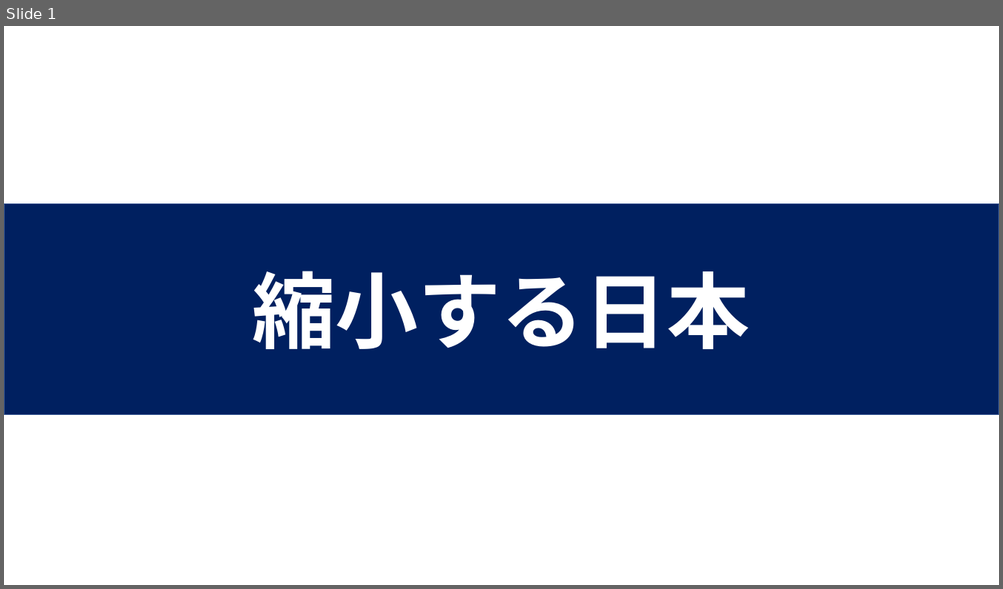
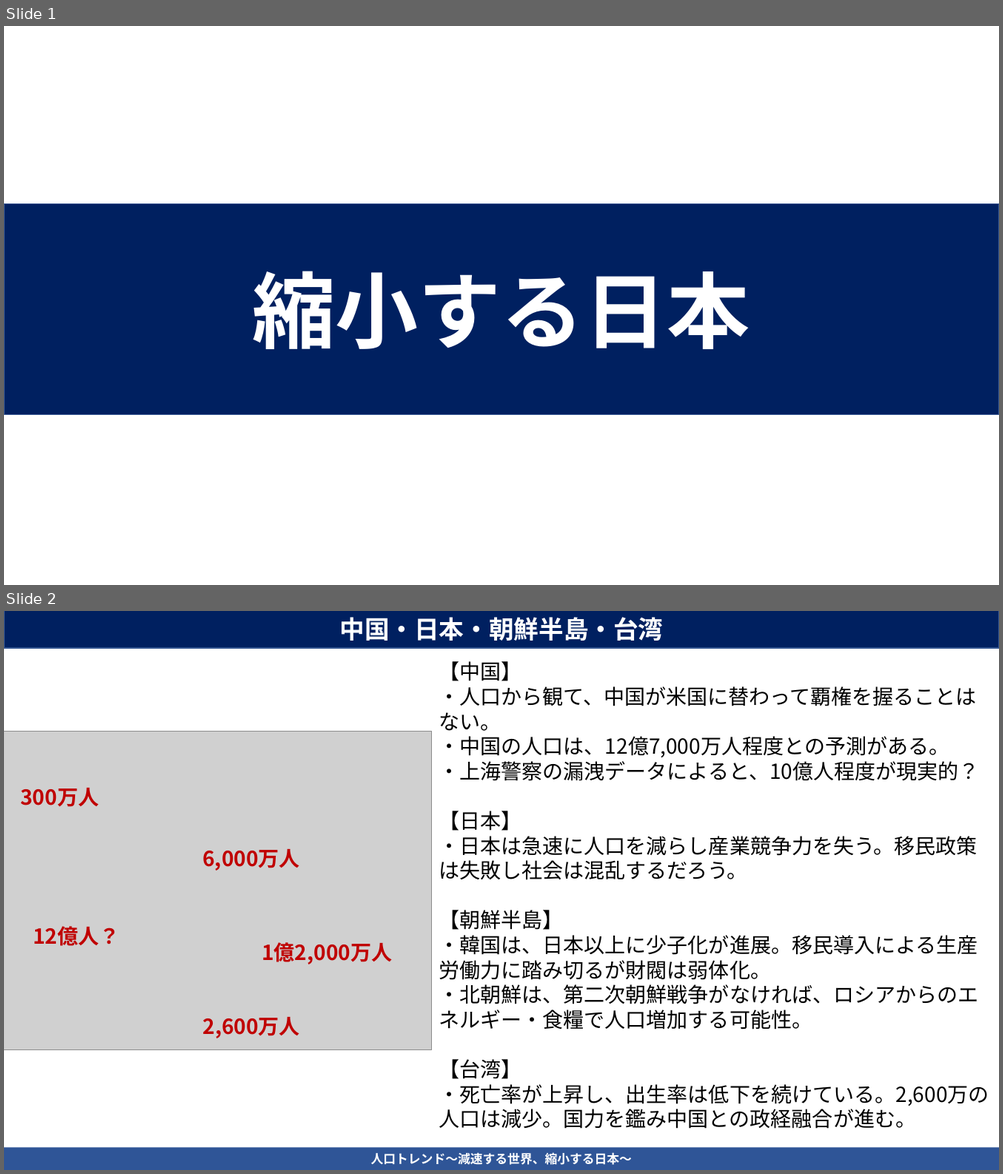
Before and after one commit to abe3yutaka/population-reduction, a slide deck: Work-X勉強会_人口トレンド_追加資料.pptx. Shown one above the other, each under a label of ours: slide 1 before the commit, slides 1 and 2 after it. The pictures are 1003x589 and 1003x1174 pixels, drawn with LibreOffice and Linux fonts; fonts in the diff are those of the drawing; grey boxes stand for pictures. Boxes give left, top, right and bottom in pixels: in the first picture for what was removed or moved away, otherwise in the second. Text is boxed around its words. In the diff, an @@ line names an element or a change of style, - is before the commit and + after.

```diff
--- a/Work-X勉強会_人口トレンド_追加資料.pptx
+++ b/Work-X勉強会_人口トレンド_追加資料.pptx
@@ slide 2 added at bbox=[4, 611, 999, 1170], background #FFFFFF @@
@@ rectangle added at bbox=[4, 611, 999, 648], fill #002060, outline #325491 1 pt, 24 pt, text #FFFFFF, bold @@
+中国・日本・朝鮮半島・台湾
@@ text added at bbox=[438, 661, 988, 1129], 20 pt, text #000000 @@
+【中国】
+・人口から観て、中国が米国に替わって覇権を握ることはない。
+・中国の人口は、12億7,000万人程度との予測がある。
+・上海警察の漏洩データによると、10億人程度が現実的？
+【日本】
+・日本は急速に人口を減らし産業競争力を失う。移民政策は失敗し社会は混乱するだろう。
+【朝鮮半島】
+・韓国は、日本以上に少子化が進展。移民導入による生産労働力に踏み切るが財閥は弱体化。
+・北朝鮮は、第二次朝鮮戦争がなければ、ロシアからのエネルギー・食糧で人口増加する可能性。
+【台湾】
+・死亡率が上昇し、出生率は低下を続けている。2,600万の人口は減少。国力を鑑み中国との政経融合が進む。
@@ picture added at bbox=[4, 731, 432, 1050] @@
@@ text added at bbox=[20, 788, 99, 807], 20 pt, text #C00000, bold @@
+300万人
@@ text added at bbox=[202, 849, 299, 871], 20 pt, text #C00000, bold @@
+6,000万人
@@ text added at bbox=[33, 926, 119, 946], 20 pt, text #C00000, bold @@
+12億人？
@@ text added at bbox=[262, 943, 392, 965], 20 pt, text #C00000, bold @@
+1億2,000万人
@@ text added at bbox=[203, 1017, 300, 1039], 20 pt, text #C00000, bold @@
+2,600万人
@@ rectangle added at bbox=[4, 1148, 999, 1170], fill #2F5597, 12 pt, text #FFFFFF, bold @@
+人口トレンド～減速する世界、縮小する日本～
```
Also in this commit, not shown: 3 slides changed.
